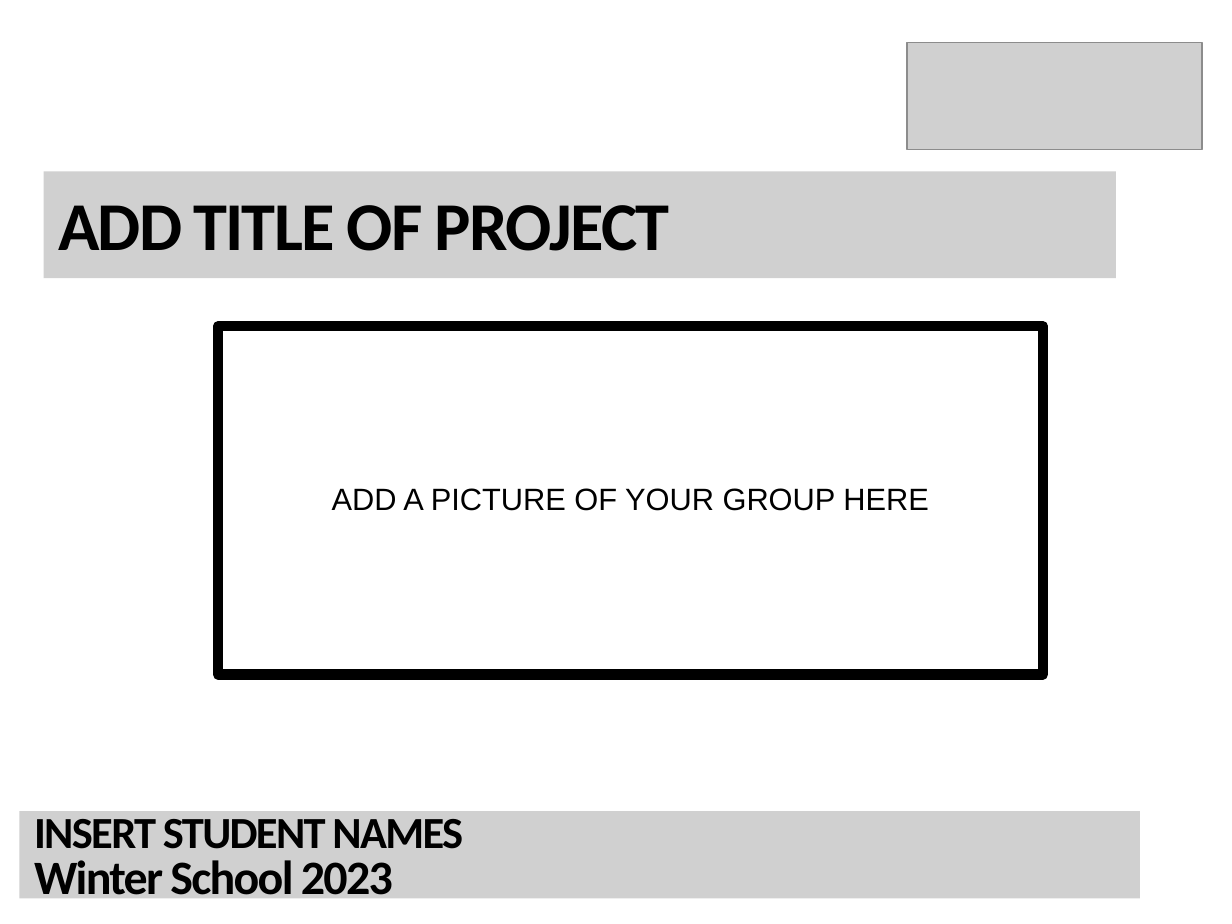
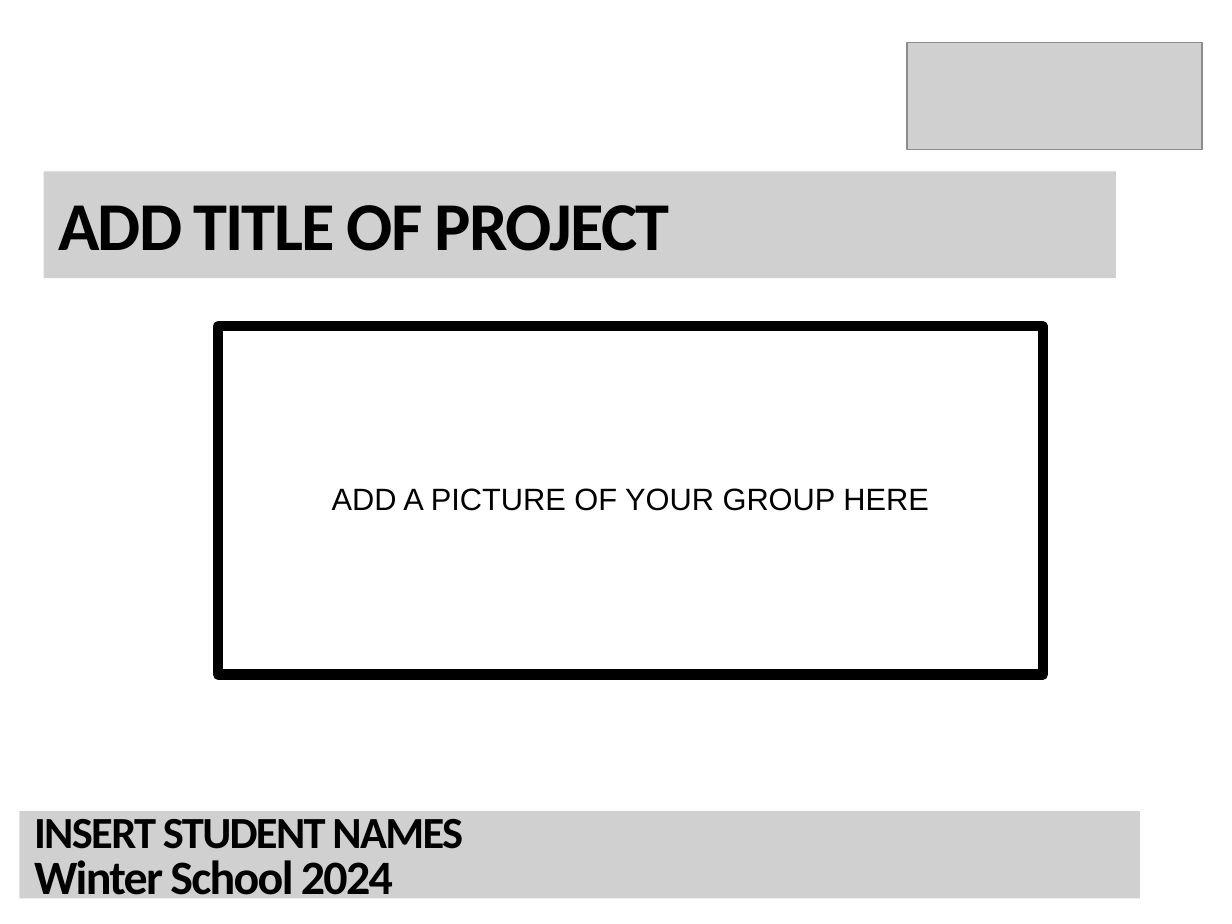
Before and after one commit to joe-stone1/shu_rouen, a slide deck: slide 2 of static/slides/Presention_gudie.pptx. Drawn at 1232x924 pixels with LibreOffice and Linux fonts; fonts in the diff are those of the drawing; grey boxes stand for pictures; background and template pictures are left out. Boxes give left, top, right and bottom in pixels: in the first picture for what was removed or moved away, otherwise in the second. Text is boxed around its words. In the diff, an @@ line names an element or a change of style, - is before the commit and + after.

```diff
--- a/static/slides/Presention_gudie.pptx
+++ b/static/slides/Presention_gudie.pptx
@@ text in picture at [34,860,393,905]: text changed @@
-Winter School 2023
+Winter School 2024
```
Also in this commit, not shown: 5 other files.
